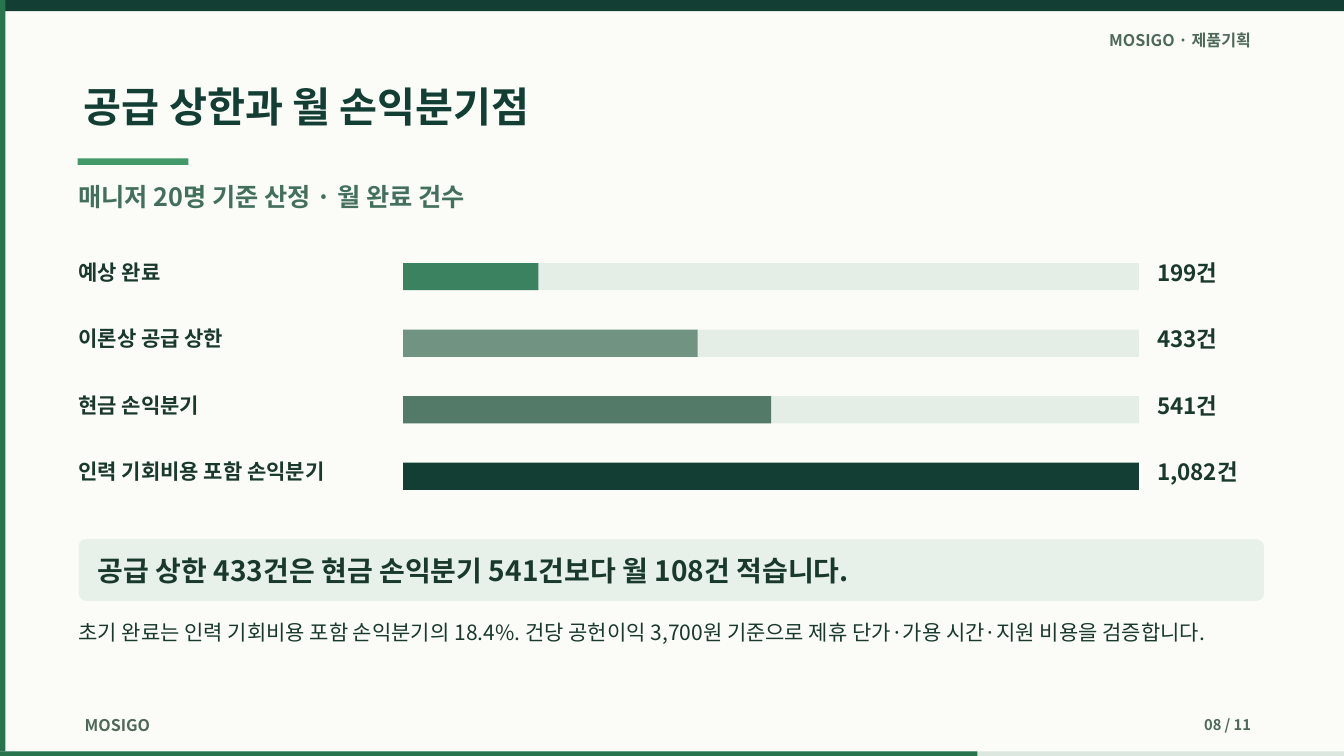
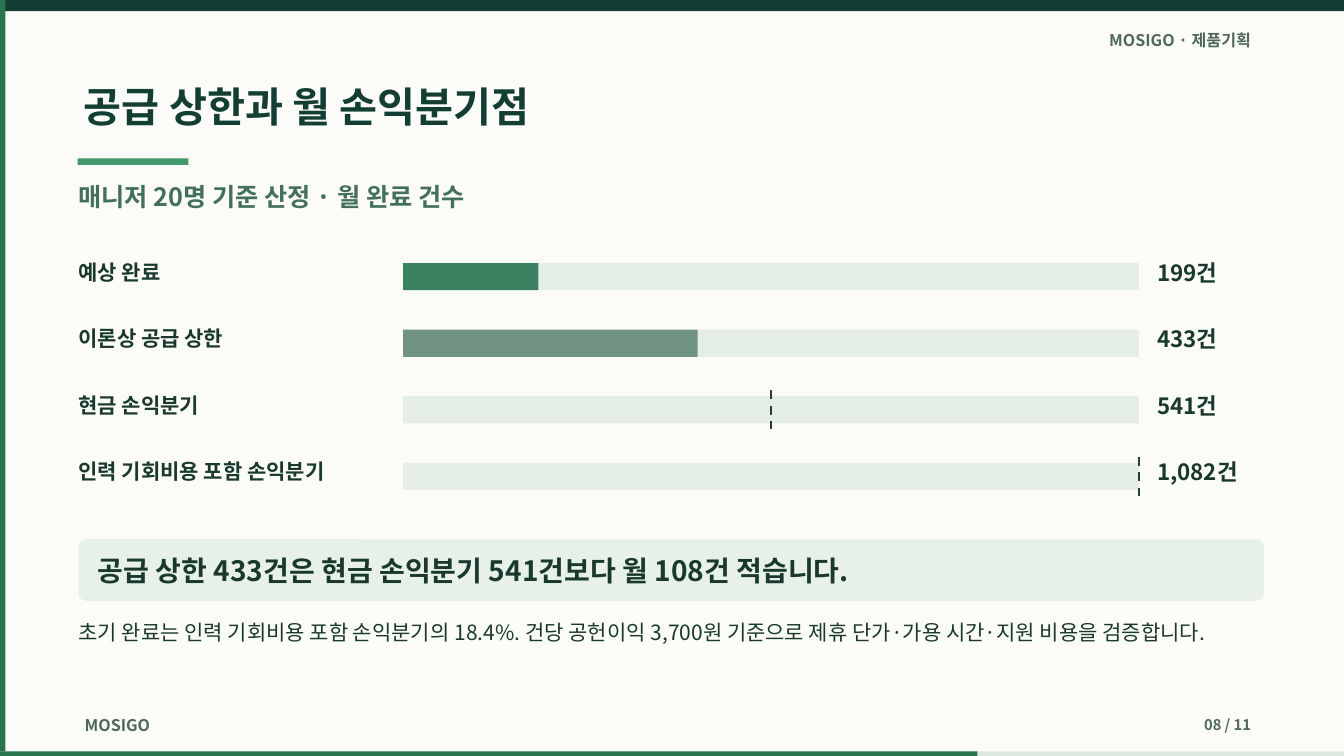
Before and after one commit to dohyunkimmm/mosigo-case-study, a slide deck: slide 8 of downloads/mosigo_report.pptx. Drawn at 1344x756 pixels with LibreOffice and Linux fonts; fonts in the diff are those of the drawing. Boxes give left, top, right and bottom in pixels: in the first picture for what was removed or moved away, otherwise in the second. Text is boxed around its words. In the diff, an @@ line names an element or a change of style, - is before the commit and + after.

```diff
--- a/downloads/mosigo_report.pptx
+++ b/downloads/mosigo_report.pptx
@@ rectangle removed at box(403, 396, 771, 423) @@
@@ line added from (771, 390) to (771, 430), #263D32 1.6 pt dashed @@
@@ rectangle at box(403, 463, 1139, 490): fill #123E33 to #E4EEE7 @@
@@ line added from (1139, 457) to (1139, 496), #263D32 1.6 pt dashed @@
```
Also in this commit, not shown: 2 other slides changed, 11 other files.
